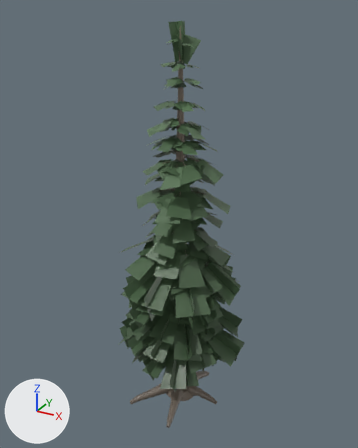
What one commit did to the glTF model assets/models/forest/giant_fir.glb.
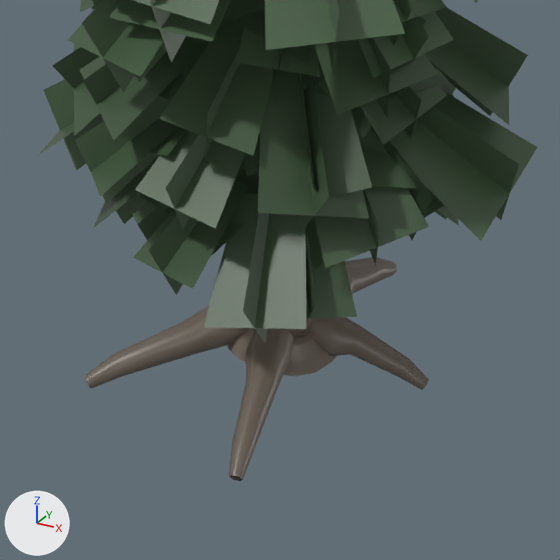
Each version is shown whole from a camera (50 mm lens) standing at (24.8, -45.7, 46.4) and looking at (-0.6, 0.5, 23.3), then close up on the part from 30% to 70% of the width and 68% to 100% of the height. The axes (+X, +Y, +Z) are drawn at lower left. The lights are the same throughout. The first two pictures are the older version. Vertices at exactly the same position are counted once.

Objects in the first close-up: 'giant_fir'.
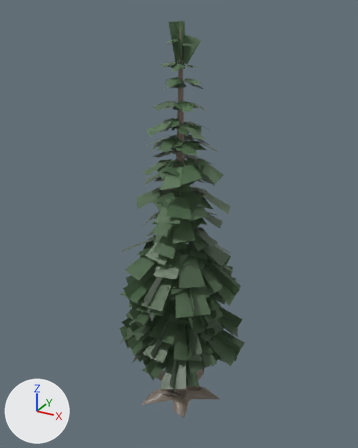
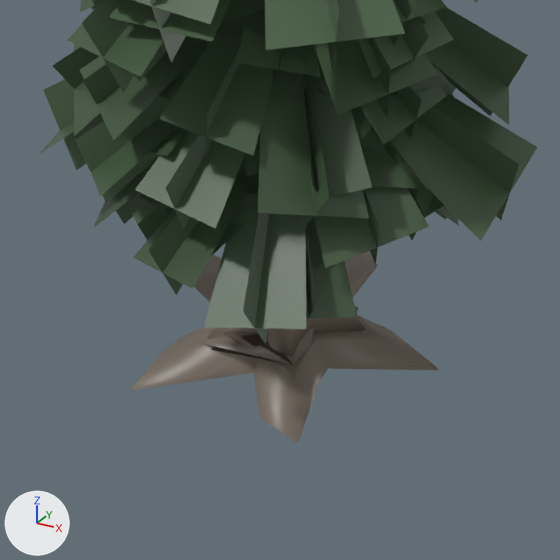
Edits to the bpy script that builds the scene:
```text
Change me_giant_fir:
    used by ob_giant_fir; location = (0.0, 0.0, 0.0)
    remove me_giant_fir.from_pydata(...)  # 4376 vertices, 4654 faces; spans x -8.1..8.0, y -7.6..7.8, z -1.3..45.1
    add me_giant_fir.from_pydata(...)  # 4264 vertices, 4486 faces; spans x -8.1..8.0, y -7.6..7.8, z -0.5..45.1
    me_giant_fir part 1: the loose piece of 30 vertices spanning x 0.9..5.1, y -0.8..0.7, z -1.1..1.0 is deleted
    me_giant_fir part 2: the loose piece of 30 vertices spanning x -0.5..1.7, y -6.2..-0.8, z -1.2..1.0 is deleted
    me_giant_fir part 3: 216 vertices moved from x -2.1..2.1, y -2.0..2.2, z -0.5..34.8 to x -4.6..5.3, y -5.0..5.5, z -0.5..34.8; 87 vertices removed from x -5.1..1.7, y -5.0..5.3, z -1.3..34.8; 65 vertices added at x -2.7..2.0, y -4.2..4.4, z -0.5..44.6
    other edits to the shape of me_giant_fir do not show in these pictures
```

Changed parts and their boxes (x1, y1, x2, y2) in the close-ups (560 x 560 px; the box of a moved part takes in the faces that stretch with it):
'giant_fir', reshaped: before (37, 0, 537, 481); after (37, 0, 537, 443)
part 1 of me_giant_fir, deleted: before (309, 317, 429, 390)
part 2 of me_giant_fir, deleted: before (229, 328, 294, 481)
part 3 of me_giant_fir, moved or reshaped: before (85, 257, 397, 388); after (129, 251, 438, 443)
